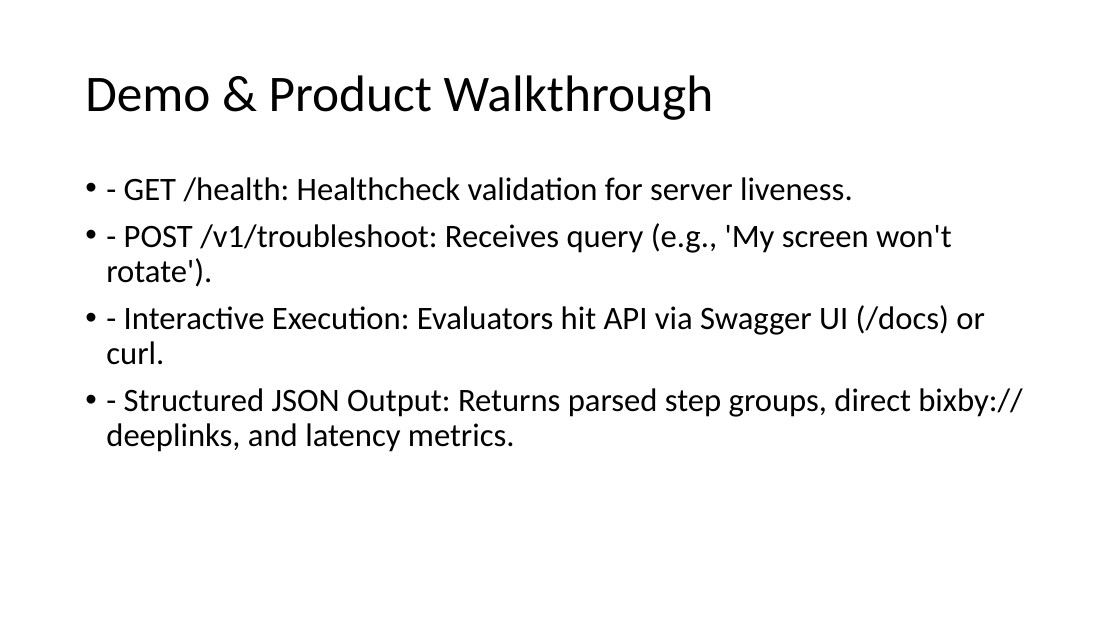
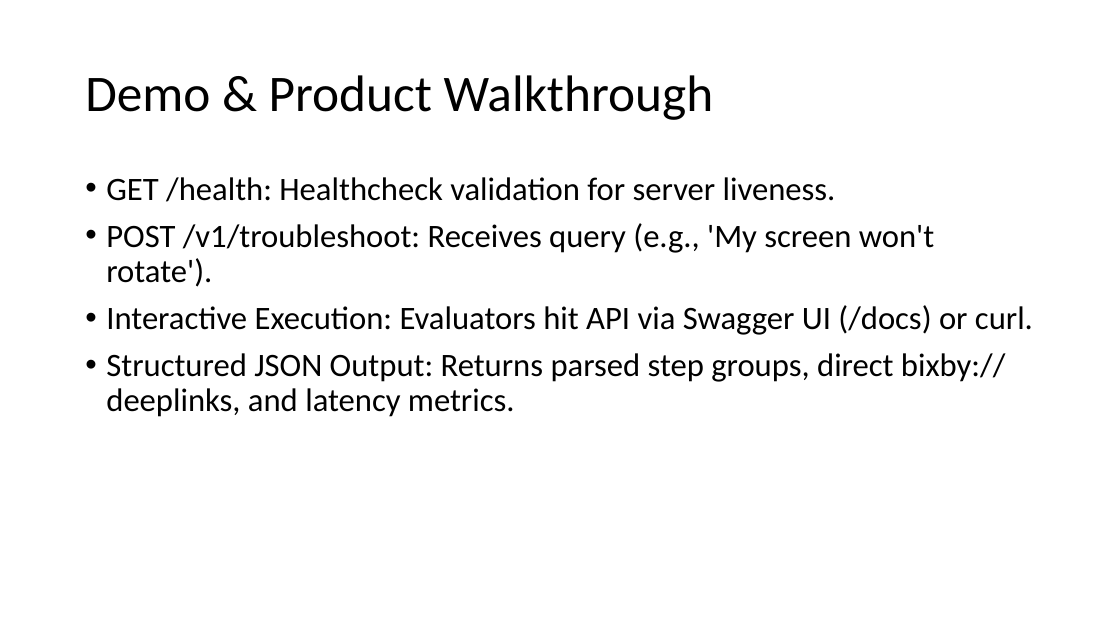
Before and after one commit to ADVENTH007/theme02-troubleshooting-engine, a slide deck: slide 6 of MSRIT_TWT_Submission.pptx (slide 5 before the commit). Drawn at 1120x630 pixels with LibreOffice and Linux fonts; fonts in the diff are those of the drawing. Boxes give left, top, right and bottom in pixels: in the first picture for what was removed or moved away, otherwise in the second. Text is boxed around its words. In the diff, an @@ line names an element or a change of style, - is before the commit and + after.

```diff
--- a/MSRIT_TWT_Submission.pptx
+++ b/MSRIT_TWT_Submission.pptx
@@ text at box(106, 177, 1033, 417): text changed @@
-• - GET /health: Healthcheck validation for server liveness.
-• - POST /v1/troubleshoot: Receives query (e.g., 'My screen won't rotate').
-• - Interactive Execution: Evaluators hit API via Swagger UI (/docs) or curl.
-• - Structured JSON Output: Returns parsed step groups, direct bixby:// deeplinks, and latency metrics.
+• GET /health: Healthcheck validation for server liveness.
+• POST /v1/troubleshoot: Receives query (e.g., 'My screen won't rotate').
+• Interactive Execution: Evaluators hit API via Swagger UI (/docs) or curl.
+• Structured JSON Output: Returns parsed step groups, direct bixby:// deeplinks, and latency metrics.
```
Also in this commit, not shown: 10 other slides changed, 1 slide added.
